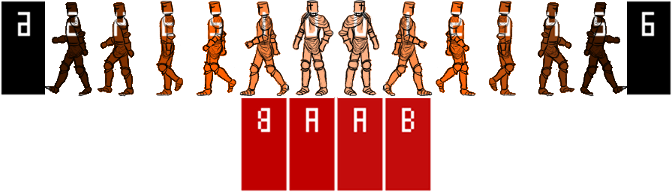
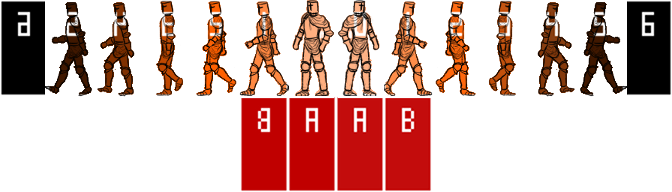
Before/after of a 672 x 192 layered artwork. What changed in the layer stack:
painted on "Pasted Layer #1" over [289, 0, 334, 96]
painted on "Pasted Layer" over [338, 0, 384, 96]
painted on "spriteSheet.png" over [292, 0, 353, 96]
